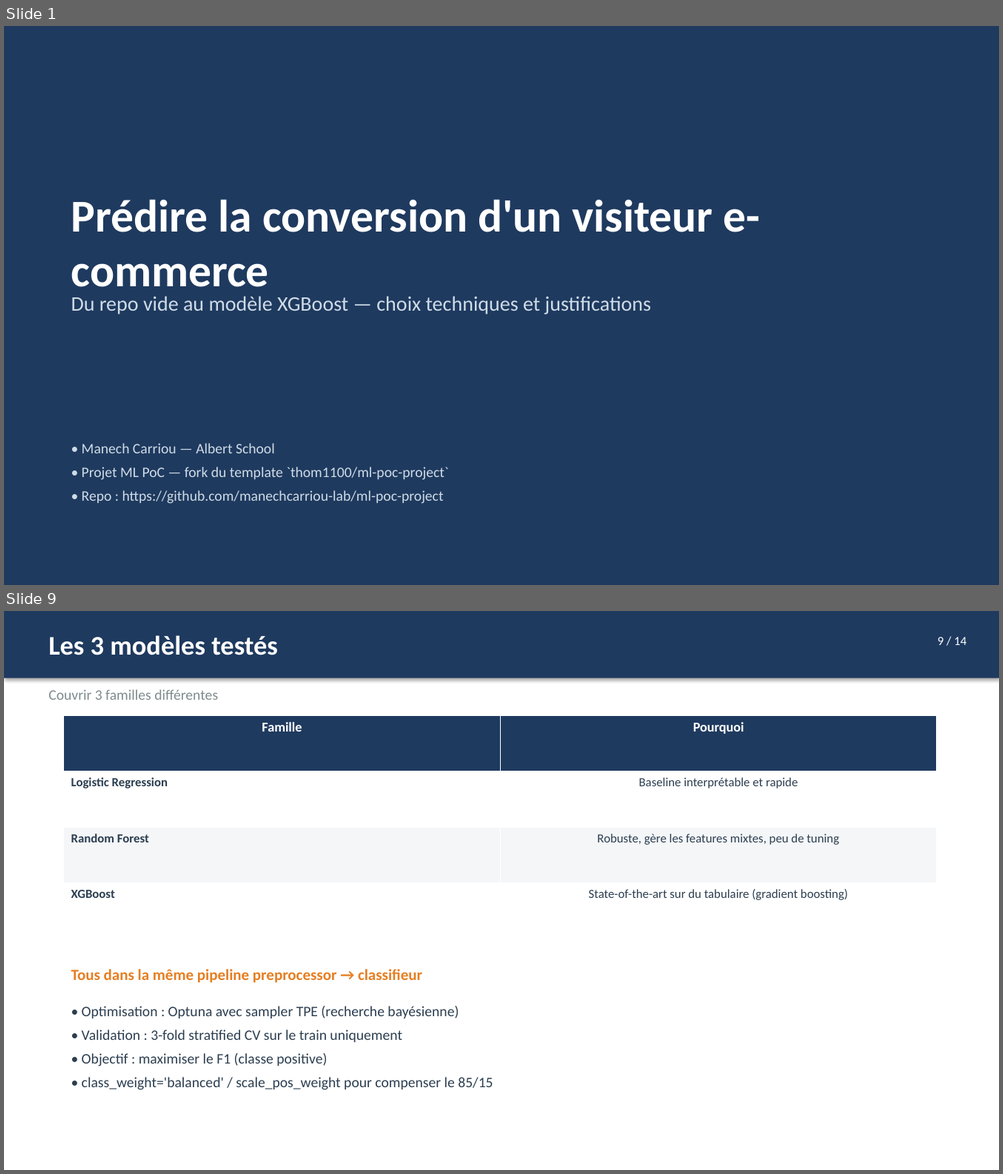
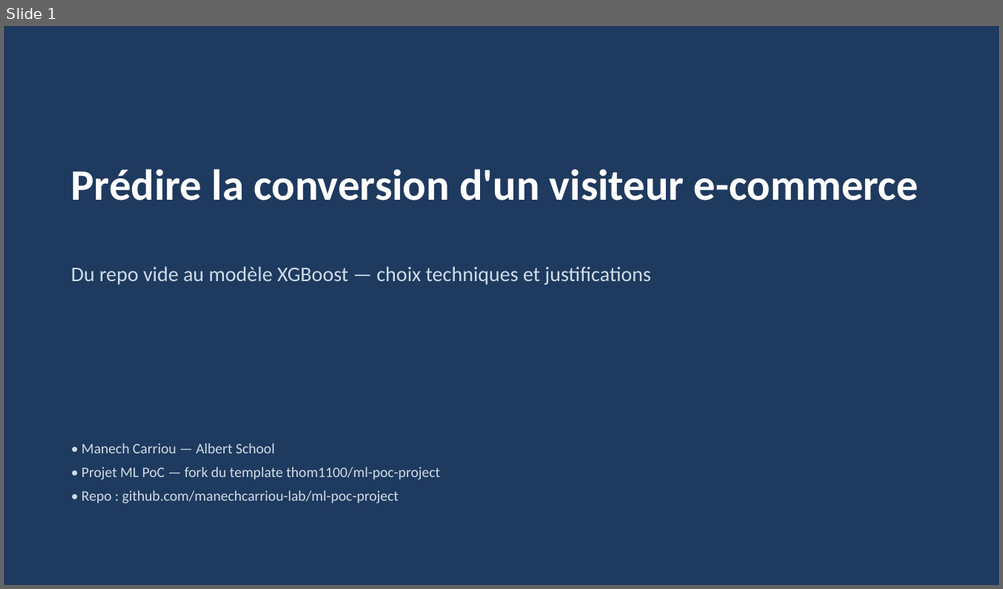
Before and after one commit to manechcarriou-lab/ml-poc-project, a slide deck: deliverables/process_overview.pptx. Shown one above the other, each under a label of ours: slides 1 and 9 before the commit, slide 1 after it; the slides between them are not shown. The pictures are 1003x1174 and 1003x589 pixels, drawn with LibreOffice and Linux fonts; fonts in the diff are those of the drawing. Boxes give left, top, right and bottom in pixels: in the first picture for what was removed or moved away, otherwise in the second. Text is boxed around its words. In the diff, an @@ line names an element or a change of style, - is before the commit and + after.

Commit message:
Pro optimization: per-family encoder + threshold tuning intégré
src/features.py:
- build_preprocessor(encoder='onehot'|'ordinal'|'target') — paramétrable
- Single source of truth for column groups, ENGINEERED_* constants exposed

scripts/train.py:
- DEFAULT_ENCODER_PER_FAMILY: logreg/RF -> OneHot, XGBoost -> Ordinal
- TunedThresholdClassifierCV(scoring='f1', cv=5) wraps every fitted pipeline
  -> threshold tuning is part of the pipeline, leakage-safe (CV on train only)
- New --encoder flag (auto|onehot|ordinal|target) for ablation runs
- Reports test_f1 (at tuned threshold) AND test_f1_at_0p5 in MLflow

scripts/generate_plots.py: unwrap TunedThresholdClassifierCV.estimator_
  before extracting feature importances

Retraining results (15 trials/family, commit pending):
  Modèle              Encoder  Threshold  F1 test  vs avant   ROC-AUC
  LogReg              OneHot   0.244      0.6426   +7.2 %     0.9137
  Random Forest       OneHot   0.360      0.6683   +6.2 %     0.9204
  XGBoost (winner)    Ordinal  0.305      0.6731   +2.9 %     0.9292

Final XGBoost recall = 0.7356: on attrape 74 % des acheteurs (vs 60 % avant).
Critère cible (F1 > 0.60) dépassé de +12 % sur le winner.

deliverables/process_overview.md + .pptx: updated with final numbers
deliverables/process_overview_new.pptx: removed (obsolete)
plots/* + results/* regenerated against the optimized models

```diff
--- a/deliverables/process_overview.pptx
+++ b/deliverables/process_overview.pptx
@@ slide 9 removed at [4,611,999,1170], background #FFFFFF @@
@@ rectangle removed at [4,611,999,678] @@
@@ text removed at [48,635,278,655] @@
-Les 3 modèles testés
@@ text removed at [937,637,966,645] @@
-9 / 14
@@ text removed at [48,689,218,700] @@
-Couvrir 3 familles différentes
@@ table removed at [64,715,936,940], 4 rows, 2 columns @@
-Famille | Pourquoi
-Logistic Regression | Baseline interprétable et rapide
-Random Forest | Robuste, gère les features mixtes, peu de tuning
-XGBoost | State-of-the-art sur du tabulaire (gradient boosting)
@@ text removed at [71,969,422,983] @@
-Tous dans la même pipeline preprocessor → classifieur
@@ text removed at [82,1006,492,1091] @@
-• Optimisation : Optuna avec sampler TPE (recherche bayésienne)
-• Validation : 3-fold stratified CV sur le train uniquement
-• Objectif : maximiser le F1 (classe positive)
-• class_weight='balanced' / scale_pos_weight pour compenser le 85/15
@@ slide 1 changed as well @@
@@ text "Prédire la conversion d'un visiteur ...": place and size @@
-text "Prédire la conversion d'un visiteur ..." at [71,199,760,297]
+text "Prédire la conversion d'un visiteur ..." at [71,169,918,201]
@@ text "Prédire la conversion d'un visiteur ..." at [71,169,918,201]: size 44 to 42 pt @@
@@ text "Du repo vide au modèle ...": place and size @@
-text "Du repo vide au modèle ..." at [71,296,651,315]
+text "Du repo vide au modèle ..." at [71,266,651,285]
@@ text at [82,467,440,504]: text changed @@
-• Projet ML PoC — fork du template `thom1100/ml-poc-project`
-• Repo : https://github.com/manechcarriou-lab/ml-poc-project
+• Projet ML PoC — fork du template thom1100/ml-poc-project
+• Repo : github.com/manechcarriou-lab/ml-poc-project
```
Also in this commit, not shown: 7 other slides changed, 8 slides added, 5 other slides removed, 15 other files.
